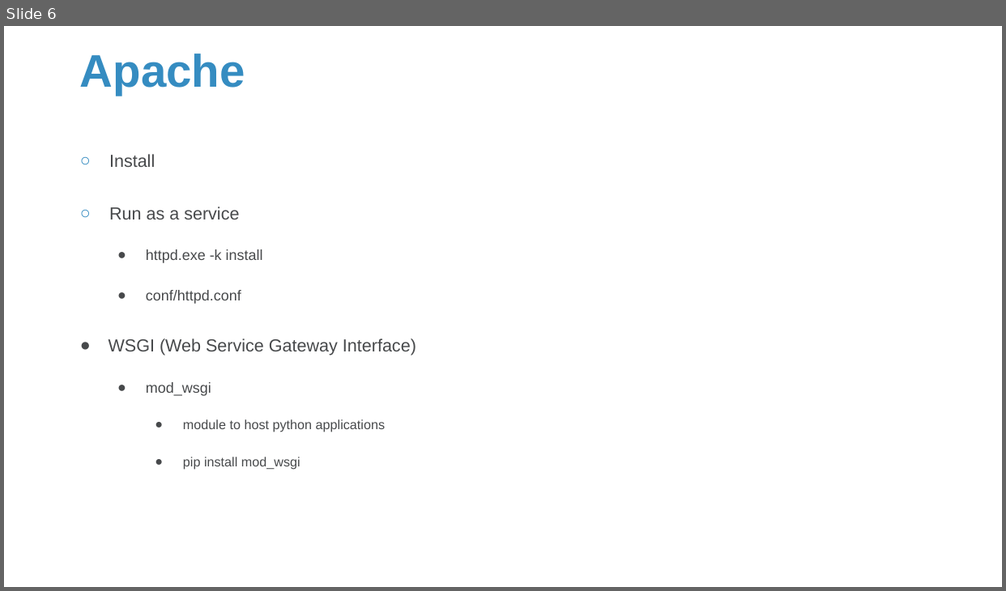
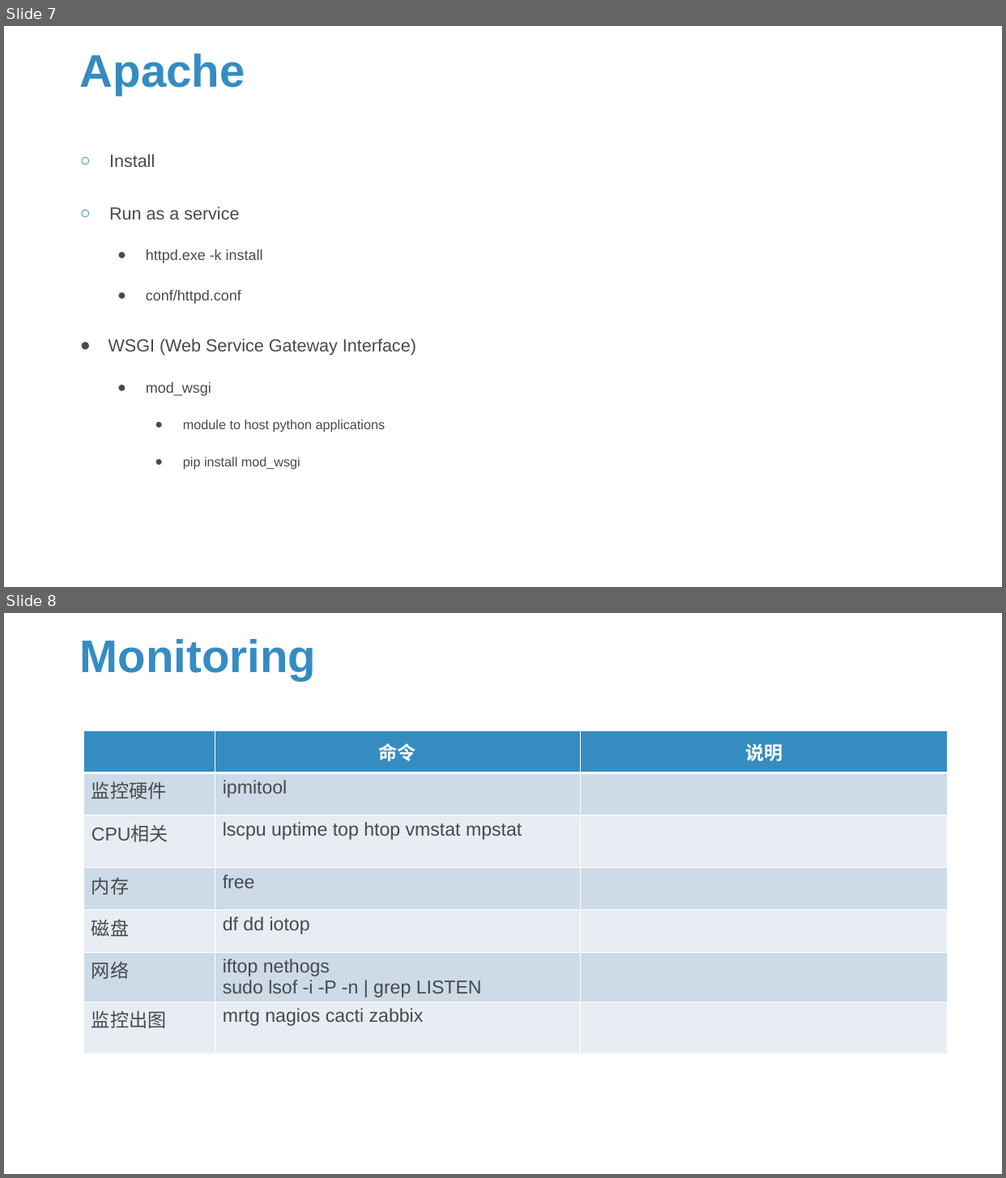
Before and after one commit to Sparks-Lu/TechNotes, a slide deck: Web/Server-Notes.pptx. Shown one above the other, each under a label of ours: slide 6 before the commit, slides 7 and 8 after it. The pictures are 1006x591 and 1006x1178 pixels, drawn with LibreOffice and Linux fonts; fonts in the diff are those of the drawing; background and template pictures are left out. Boxes give left, top, right and bottom in pixels: in the first picture for what was removed or moved away, otherwise in the second. Text is boxed around its words. In the diff, an @@ line names an element or a change of style, - is before the commit and + after.

```diff
--- a/Web/Server-Notes.pptx
+++ b/Web/Server-Notes.pptx
@@ slide 8 added at (4, 613, 1002, 1174), background picture (left out) @@
@@ title added at (80, 639, 316, 681), 44 pt, text #358CC1, bold @@
+Monitoring
@@ table added at (84, 730, 948, 1047), 7 rows, 3 columns @@
+ | 命令 | 说明
+监控硬件 | ipmitool | 
+CPU相关 | lscpu uptime top htop vmstat mpstat | 
+内存 | free | 
+磁盘 | df dd iotop | 
+网络 | iftop nethogs / sudo lsof -i -P -n | grep LISTEN | 
+监控出图 | mrtg nagios cacti zabbix | 
@@ what was slide 6 is now slide 7 @@
```
Also in this commit, not shown: 1 slide changed, 5 other slides added, 12 other files.
